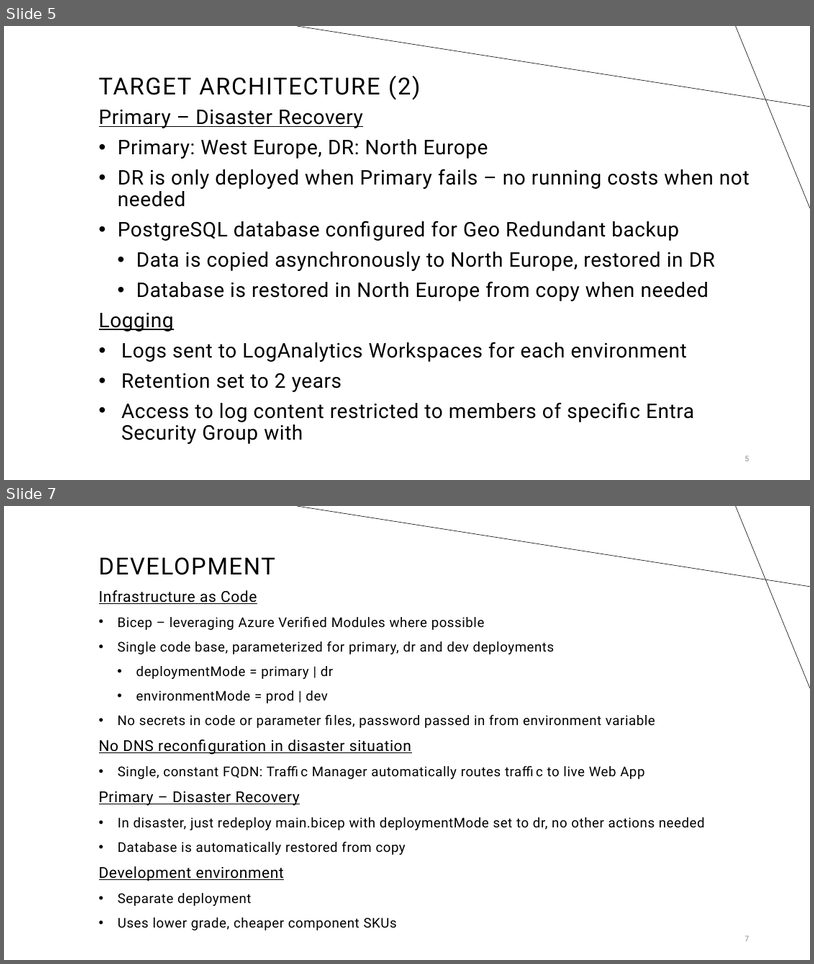
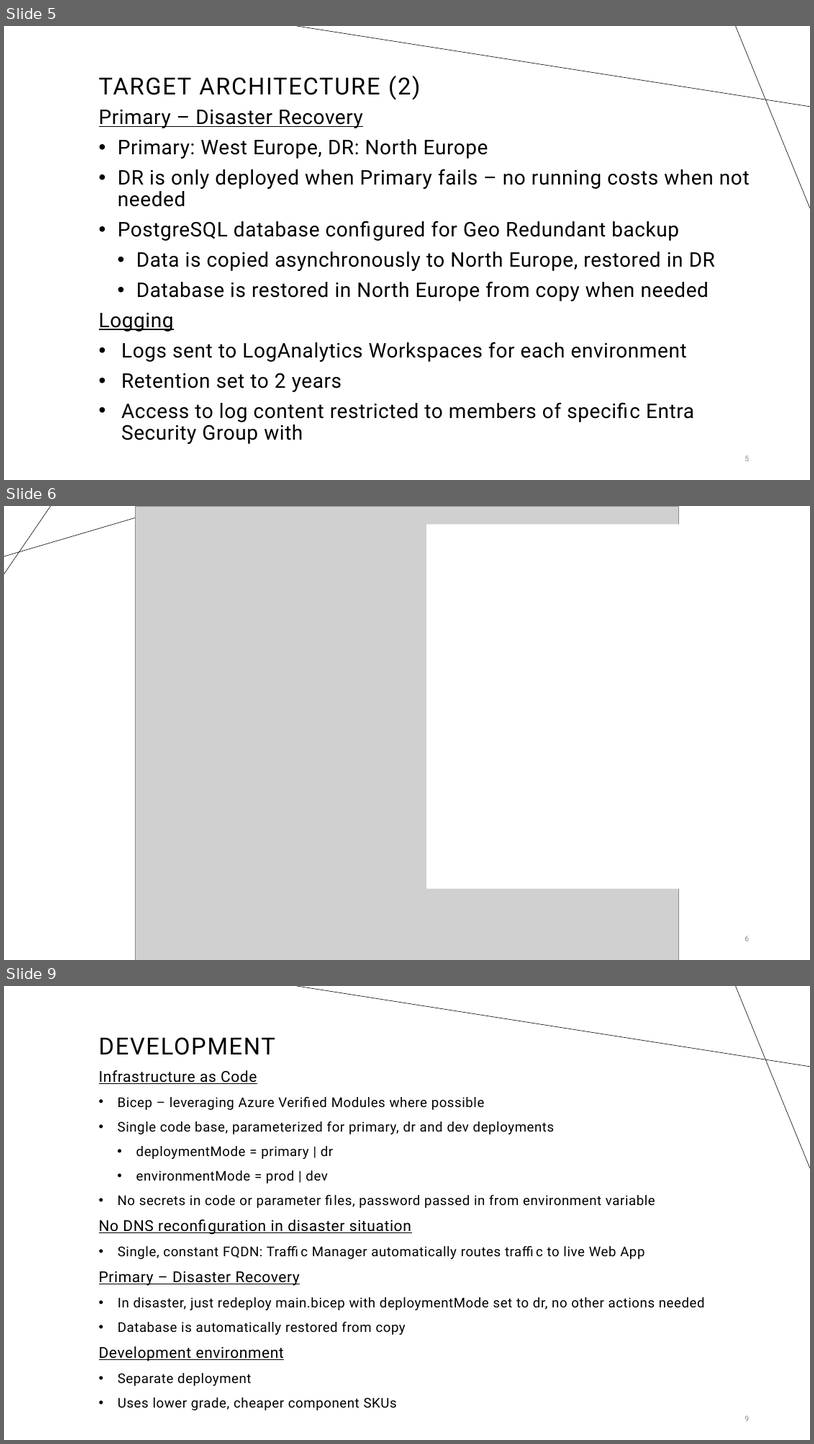
Before and after one commit to mddazure/cloudnation, a slide deck: slides/novabank.pptx. Shown one above the other, each under a label of ours: slides 5 and 7 before the commit, slides 5, 6 and 9 after it; the slides between them are not shown. The pictures are 814x964 and 814x1444 pixels, drawn with LibreOffice and Linux fonts; fonts in the diff are those of the drawing; grey boxes stand for pictures. Boxes give left, top, right and bottom in pixels: in the first picture for what was removed or moved away, otherwise in the second. Text is boxed around its words. In the diff, an @@ line names an element or a change of style, - is before the commit and + after.

```diff
--- a/slides/novabank.pptx
+++ b/slides/novabank.pptx
@@ slide 6 added at (x1=4, y1=506, x2=810, y2=960), background #FFFFFF @@
@@ line added from (4, 556) to (175, 506), #000000 0.5 pt @@
@@ line added from (51, 506) to (4, 574), #000000 0.5 pt @@
@@ picture added at (x1=135, y1=506, x2=680, y2=960) @@
@@ rectangle added at (x1=427, y1=524, x2=705, y2=888), fill #FFFFFF @@
@@ page number added at (x1=745, y1=935, x2=749, y2=941), 9 pt, text #8C8C8C @@
+6
@@ what was slide 7 is now slide 9 @@
@@ page number at (x1=745, y1=1415, x2=749, y2=1421): text changed @@
-7
+9
```
Also in this commit, not shown: 1 slide changed, 1 other slide added, 2 other files.
